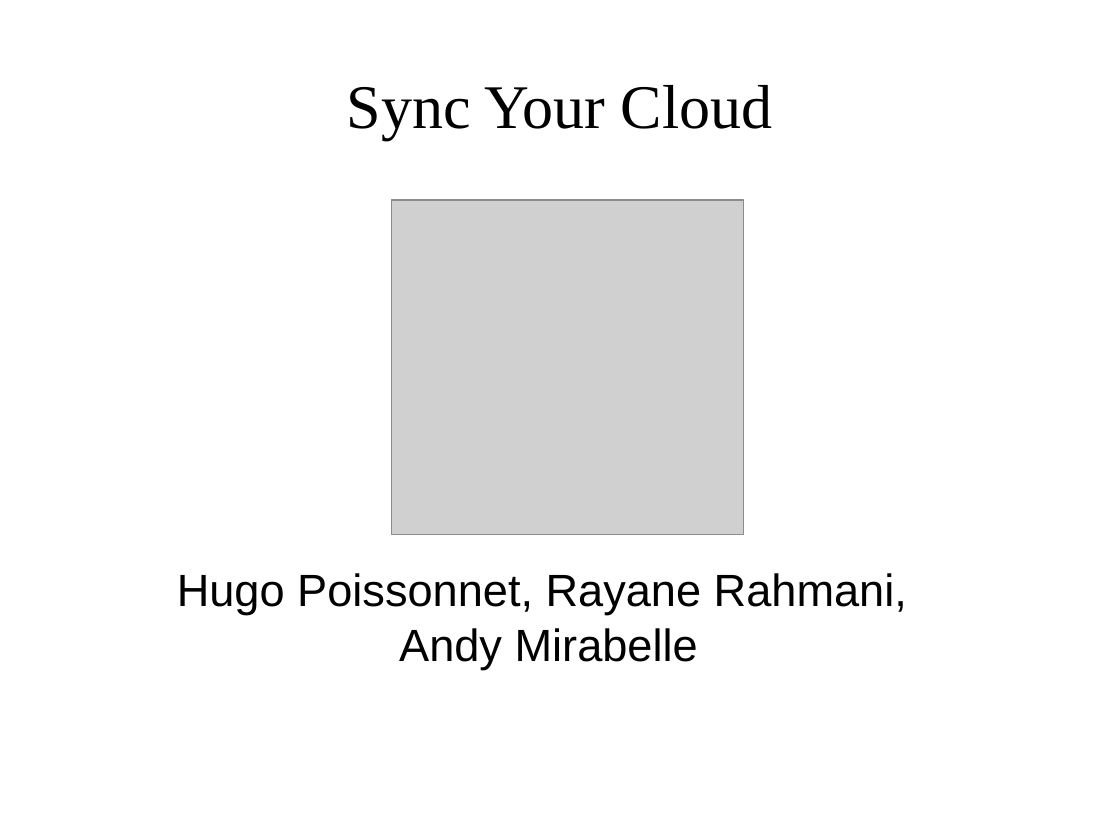
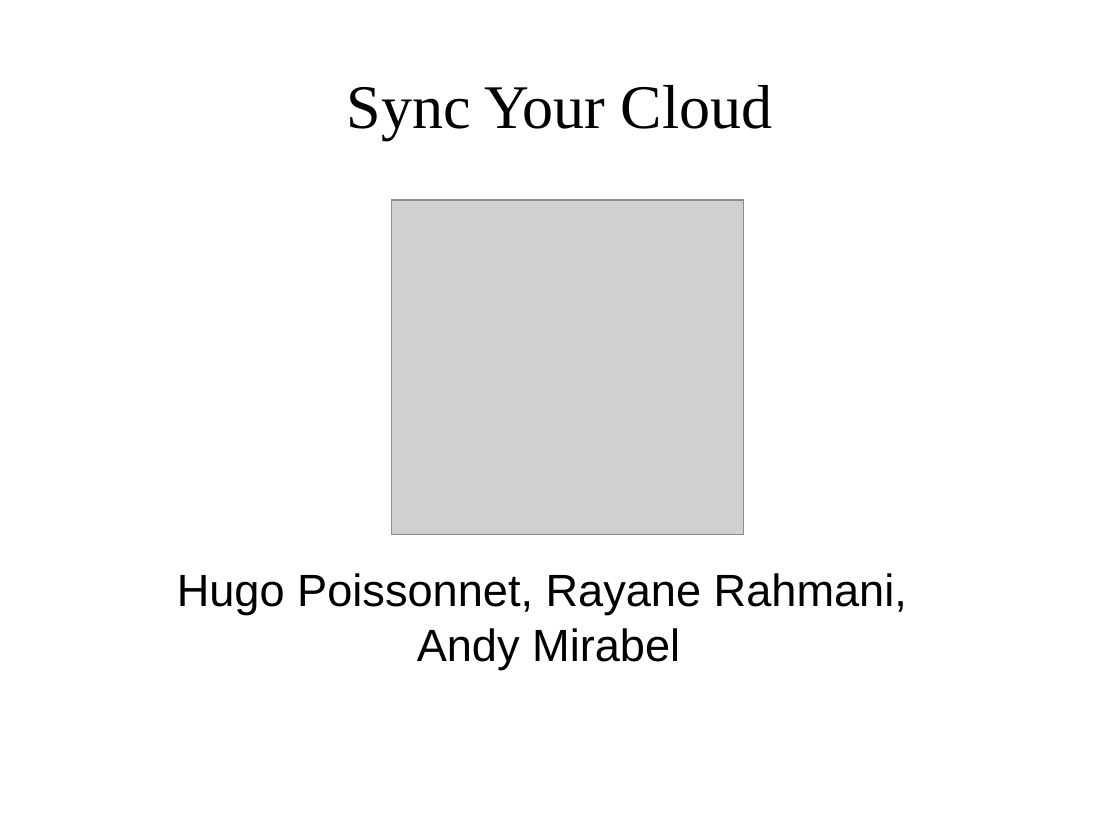
Before and after one commit to HugoPoi/SyncYourCloud, a slide deck: slide 1 of doc/pres.odp. Drawn at 1120x840 pixels with LibreOffice and Linux fonts; fonts in the diff are those of the drawing; grey boxes stand for pictures; background and template pictures are left out. Boxes give left, top, right and bottom in pixels: in the first picture for what was removed or moved away, otherwise in the second. Text is boxed around its words. In the diff, an @@ line names an element or a change of style, - is before the commit and + after.

```diff
--- a/doc/pres.odp
+++ b/doc/pres.odp
@@ subtitle at [417,628,680,669]: text changed @@
-Andy Mirabelle
+Andy Mirabel
```
Also in this commit, not shown: 1 other slide changed, 2 other files.
